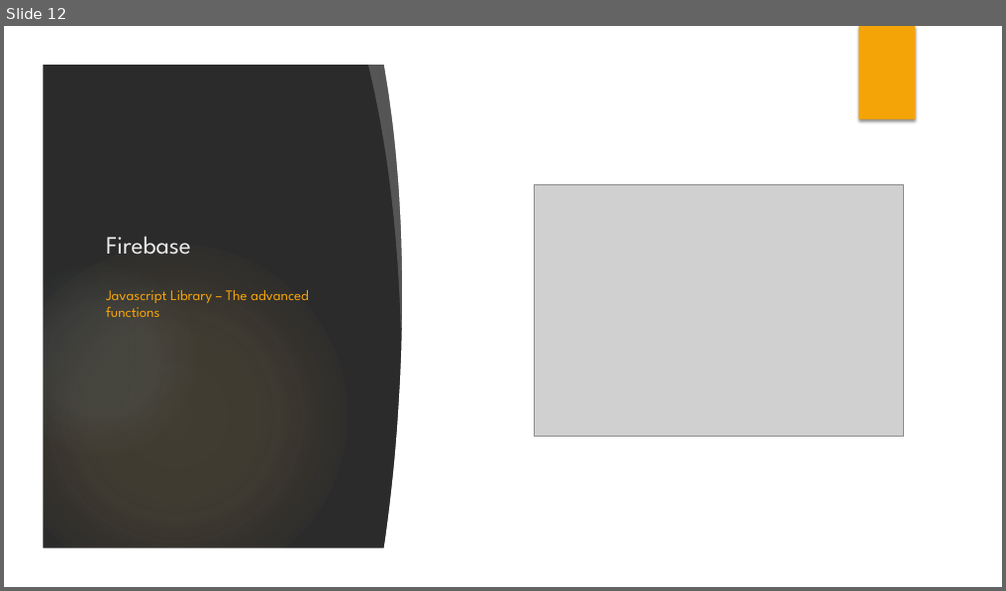
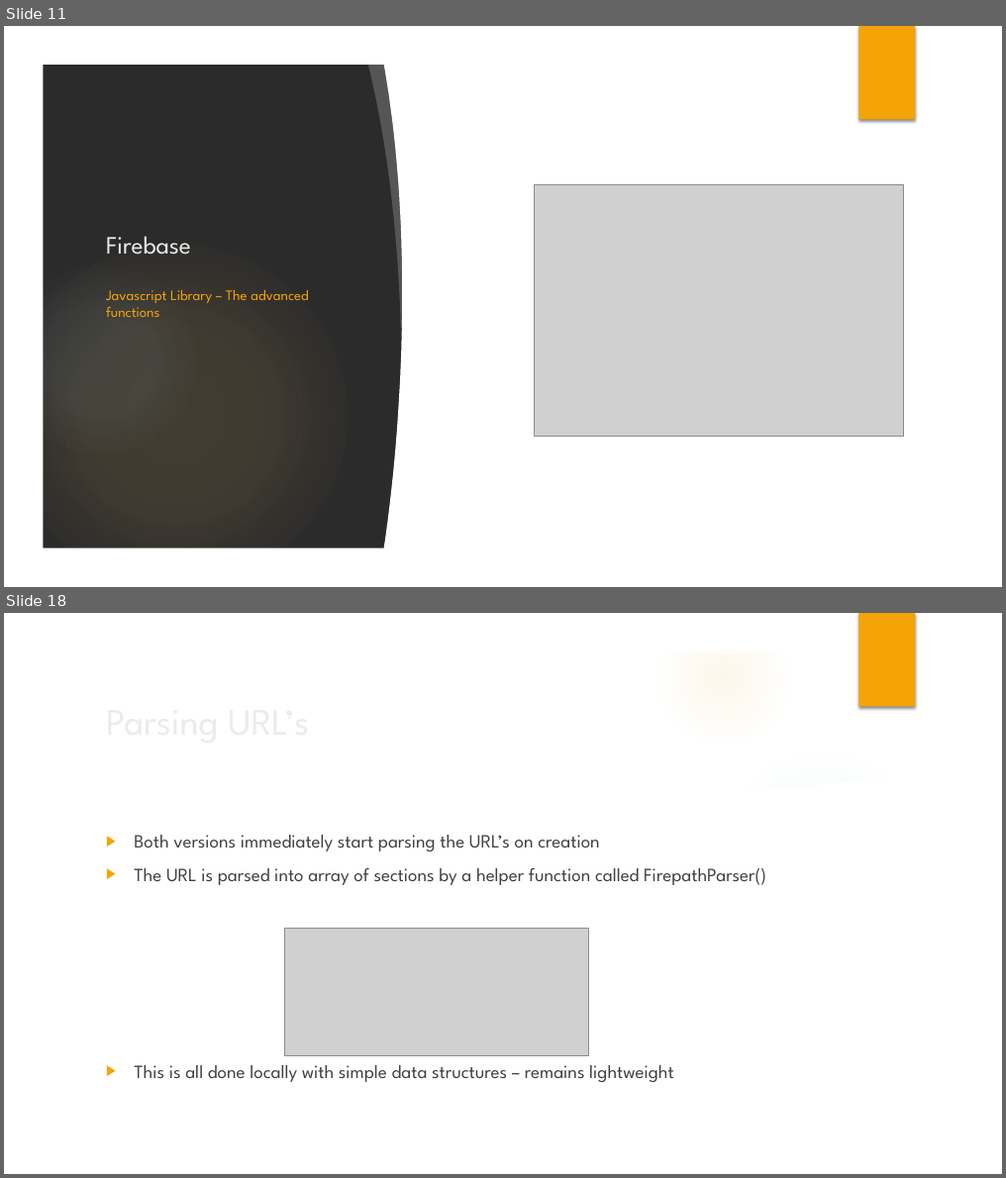
Before and after one commit to jbrelloch/Firepath, a slide deck: FirepathPresentation.pptx. Shown one above the other, each under a label of ours: slide 12 before the commit, slides 11 and 18 after it; the slides between them are not shown. The pictures are 1006x591 and 1006x1178 pixels, drawn with LibreOffice and Linux fonts; fonts in the diff are those of the drawing; grey boxes stand for pictures; background and template pictures are left out; a plain dark background stands for a picture behind light text. Boxes give left, top, right and bottom in pixels: in the first picture for what was removed or moved away, otherwise in the second. Text is boxed around its words. In the diff, an @@ line names an element or a change of style, - is before the commit and + after.

```diff
--- a/FirepathPresentation.pptx
+++ b/FirepathPresentation.pptx
@@ slide 18 added at box(4, 613, 1002, 1174), background picture (left out); not listed: 7 template elements that a slide beside it also shows @@
@@ title added at box(98, 691, 816, 751), 36 pt, text #EBEBEB @@
+Parsing URL’s
@@ freeform shape added at box(698, 738, 971, 819), fill #FFFFFF at 20% opacity @@
@@ ellipse added at box(709, 750, 939, 980), fill gradient #8EBBD2 @@
@@ freeform shape added at box(42, 765, 964, 1137), fill #FFFFFF @@
@@ text added at box(134, 835, 766, 1082), 18 pt, text #404040 @@
+▶ Both versions immediately start parsing the URL’s on creation
+▶ The URL is parsed into array of sections by a helper function called FirepathParser()
+▶ This is all done locally with simple data structures – remains lightweight
@@ picture added at box(285, 928, 588, 1057) @@
@@ what was slide 12 is now slide 11 @@
```
Also in this commit, not shown: 10 slides changed, 14 other slides added, 5 slides removed, 14 other files.
